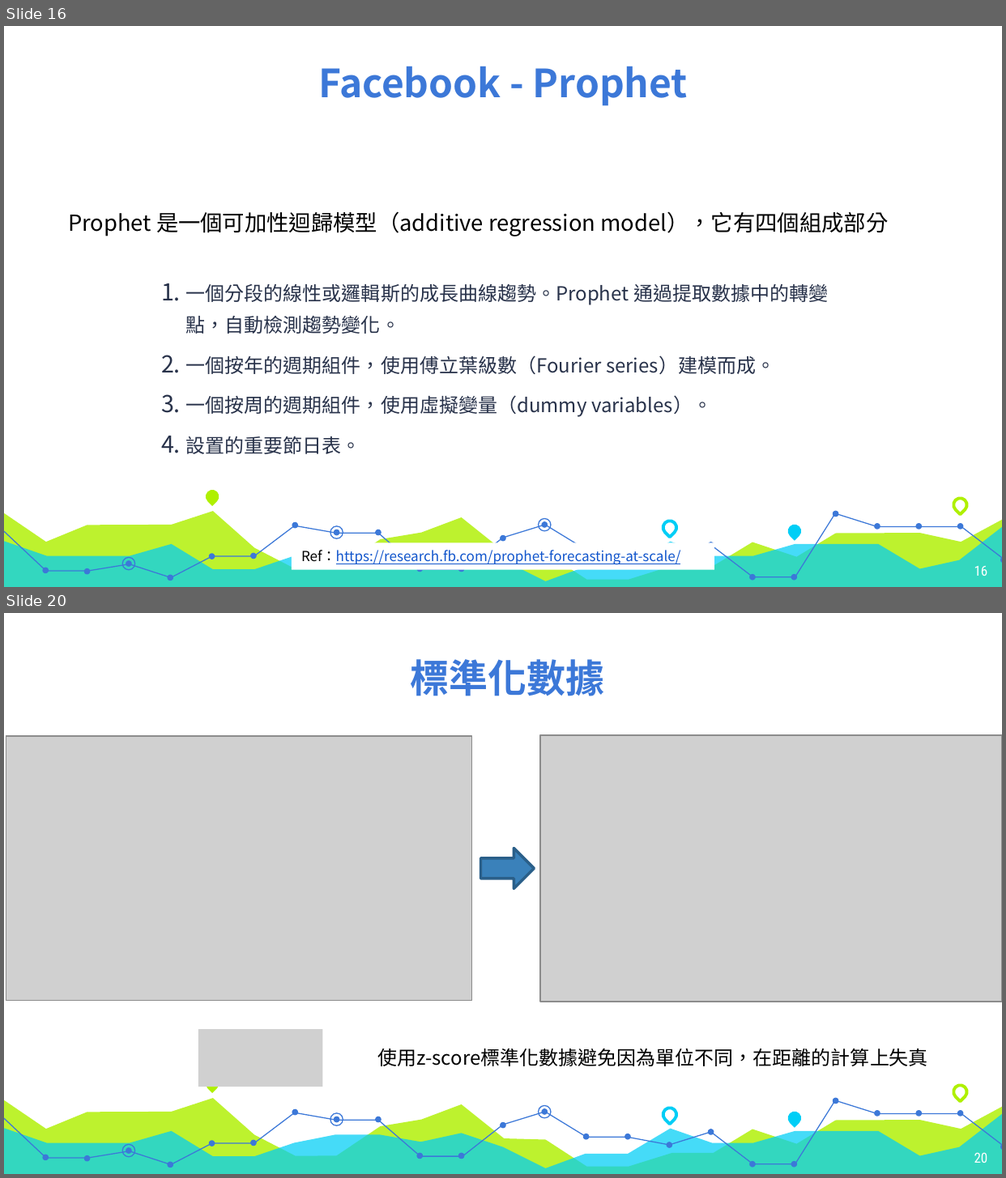
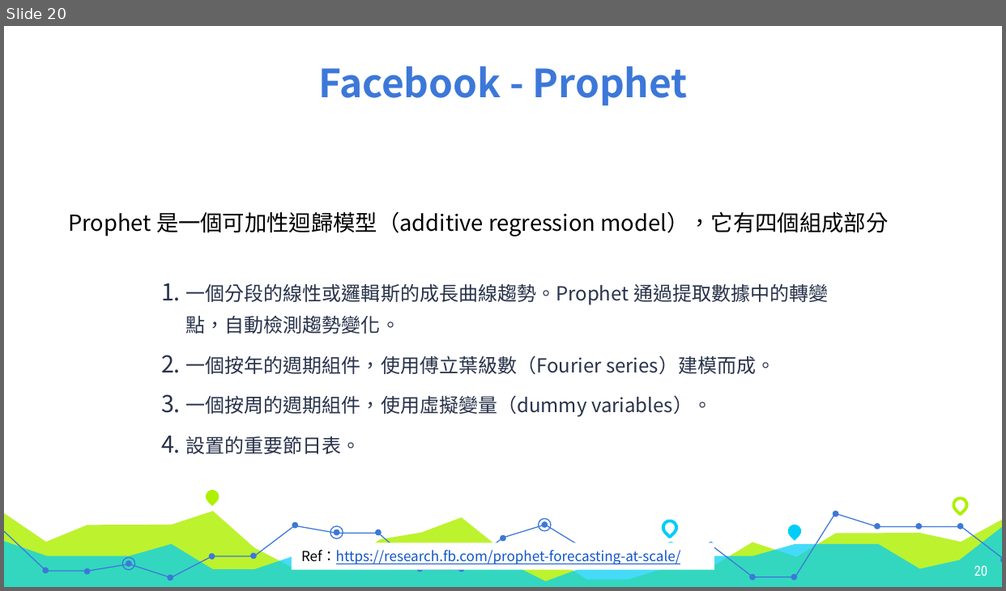
Before and after one commit to acer2265848/M5_Cathay, a slide deck: m5_report.pptx. Shown one above the other, each under a label of ours: slides 16 and 20 before the commit, slide 20 after it; the slides between them are not shown. The pictures are 1006x1178 and 1006x591 pixels, drawn with LibreOffice and Linux fonts; fonts in the diff are those of the drawing; grey boxes stand for pictures. Boxes give left, top, right and bottom in pixels: in the first picture for what was removed or moved away, otherwise in the second. Text is boxed around its words. In the diff, an @@ line names an element or a change of style, - is before the commit and + after.

```diff
--- a/m5_report.pptx
+++ b/m5_report.pptx
@@ slide 20 removed at <box>4,613,1002,1174</box>, background #FFFFFF; not listed: 33 template elements that a slide beside it also shows @@
@@ title removed at <box>411,659,604,696</box> @@
-標準化數據
@@ picture removed at <box>6,737,471,1001</box> @@
@@ picture removed at <box>540,736,1002,1002</box> @@
@@ right arrow removed at <box>481,849,534,889</box> @@
@@ picture removed at <box>198,1029,323,1087</box> @@
@@ text removed at <box>377,1049,928,1067</box> @@
-使用z-score標準化數據避免因為單位不同，在距離的計算上失真
@@ ellipse removed at <box>583,1134,589,1139</box> @@
@@ ellipse removed at <box>624,1134,631,1139</box> @@
@@ ellipse removed at <box>667,1142,672,1148</box> @@
@@ page number removed at <box>974,1152,988,1163</box> @@
-20
@@ what was slide 16 is now slide 20 @@
@@ page number at <box>974,565,988,576</box>: text changed @@
-16
+20
```
Also in this commit, not shown: 8 slides changed, 8 slides added, 12 other slides removed, 7 other files.
